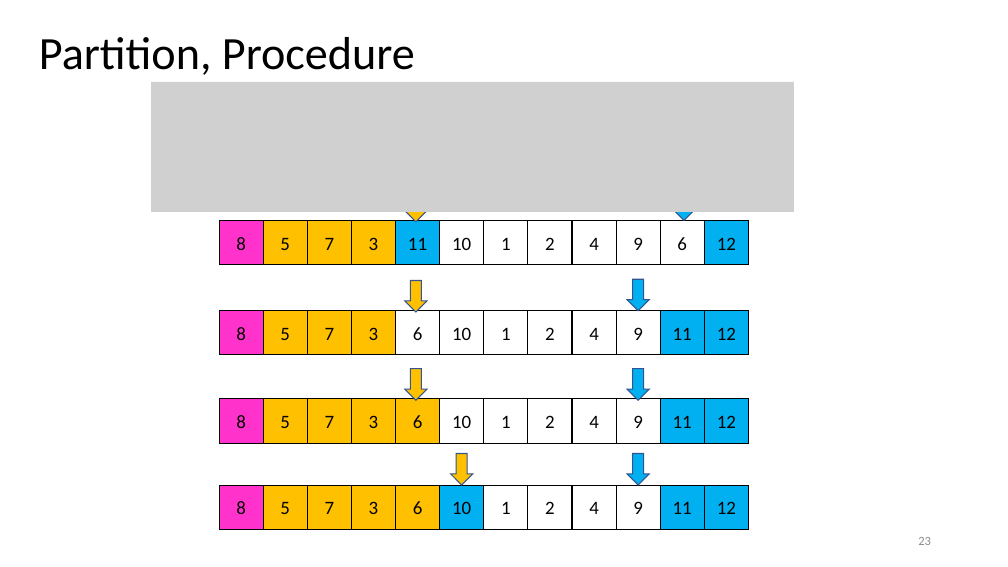
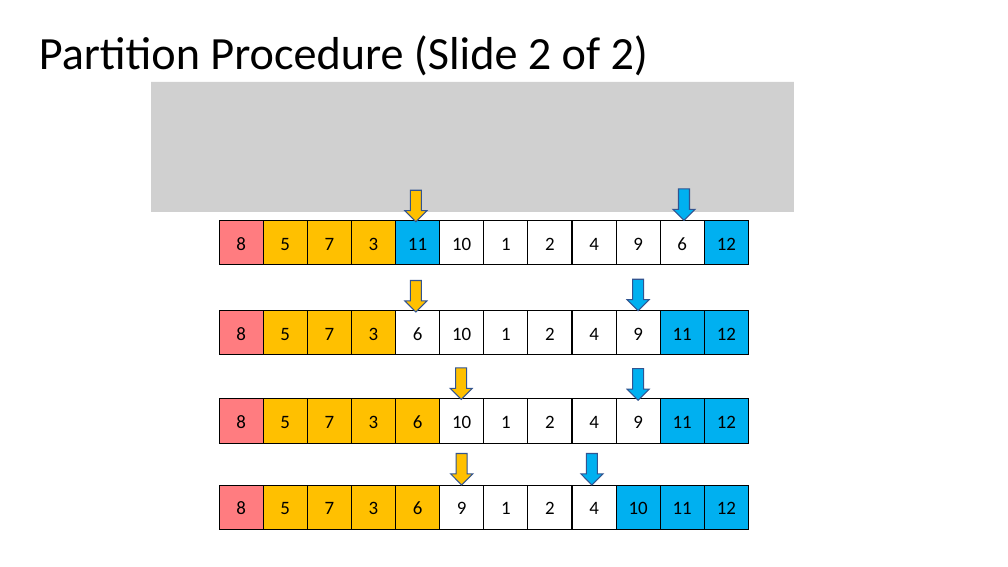
Before and after one commit to natebrunelle/cse332, a slide deck: slide 52 of demo_site/files/slides/lecture13_sorting2_inka.pptx (slide 23 before the commit). Drawn at 1008x567 pixels with LibreOffice and Linux fonts; fonts in the diff are those of the drawing; grey boxes stand for pictures. Boxes give left, top, right and bottom in pixels: in the first picture for what was removed or moved away, otherwise in the second. Text is boxed around its words. In the diff, an @@ line names an element or a change of style, - is before the commit and + after.

```diff
--- a/demo_site/files/slides/lecture13_sorting2_inka.pptx
+++ b/demo_site/files/slides/lecture13_sorting2_inka.pptx
@@ title at (39, 35, 648, 76): text changed @@
-Partition, Procedure
+Partition Procedure (Slide 2 of 2)
@@ down arrow: place and size @@
-down arrow at (405, 369, 426, 401)
+down arrow at (450, 368, 472, 400)
@@ down arrow: place and size @@
-down arrow at (628, 454, 650, 485)
+down arrow at (581, 454, 603, 485)
@@ fill #FF33CC to #FF7C80 in 4 elements at (219, 221, 263, 265), (219, 311, 263, 355), (219, 399, 263, 443), (219, 485, 263, 529) @@
@@ rectangle "9" at (440, 485, 484, 529): fill #00B0F0 to #FFFFFF @@
@@ text in rectangle at (457, 501, 467, 514): text changed @@
-10
+9
@@ rectangle "10" at (616, 485, 660, 529): fill #FFFFFF to #00B0F0 @@
@@ text in rectangle at (629, 501, 648, 514): text changed @@
-9
+10
@@ page number removed at (918, 537, 931, 545) @@
-23
```
Also in this commit, not shown: 33 other slides changed, 27 slides added, 9 slides removed, 9 other files.
